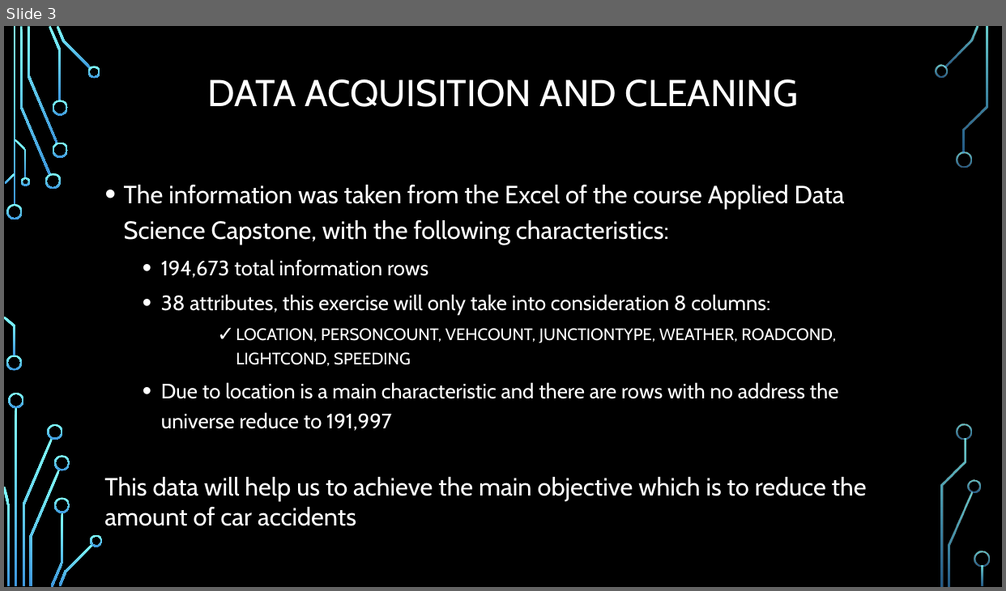
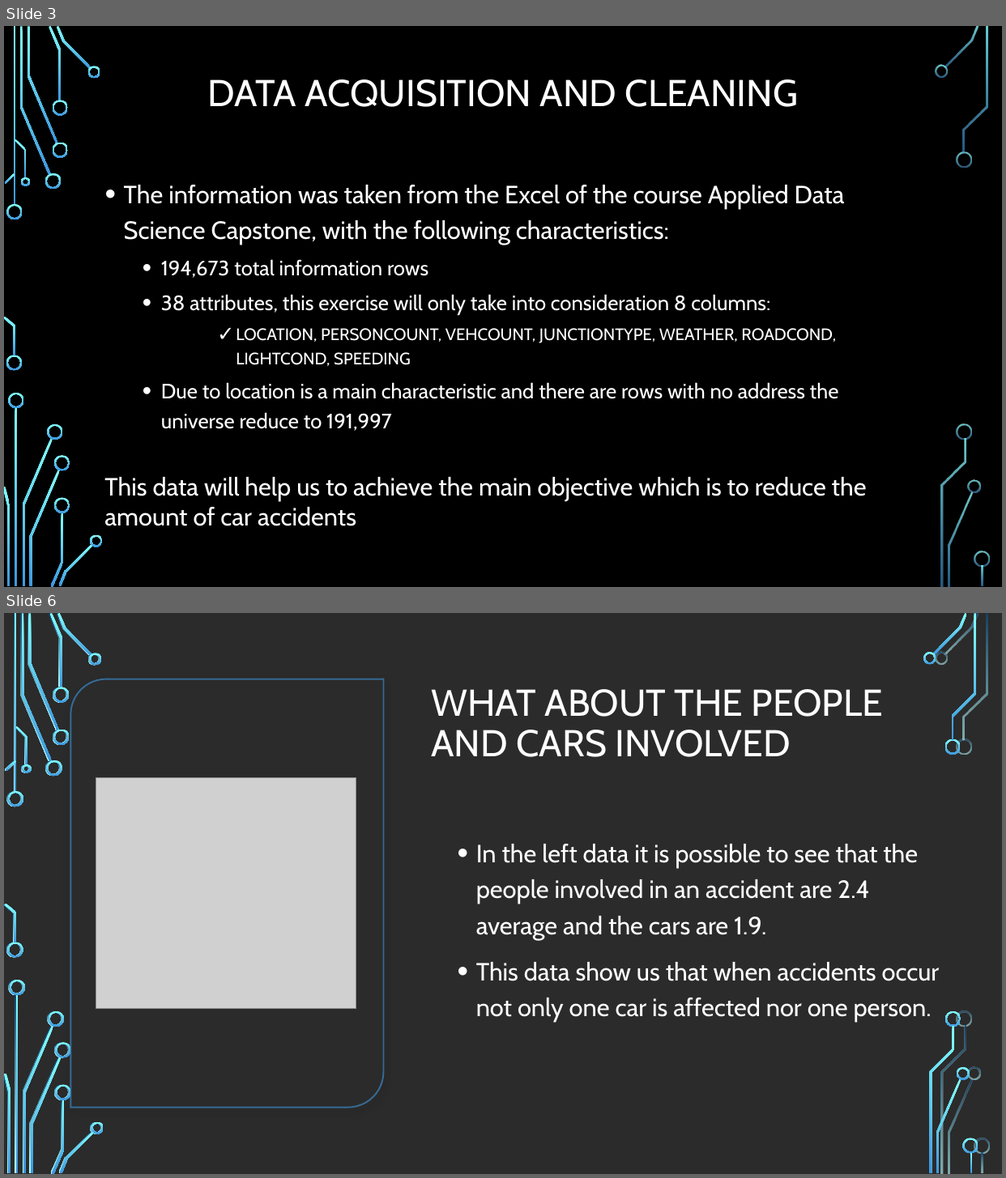
Before and after one commit to KarlaVega1201/Coursera_Capstone, a slide deck: Predict the severity of car accident.pptx. Shown one above the other, each under a label of ours: slide 3 before the commit, slides 3 and 6 after it; the slides between them are not shown. The pictures are 1006x591 and 1006x1178 pixels, drawn with LibreOffice and Linux fonts; fonts in the diff are those of the drawing; grey boxes stand for pictures; background and template pictures are left out; a plain dark background stands for a picture behind light text. Boxes give left, top, right and bottom in pixels: in the first picture for what was removed or moved away, otherwise in the second. Text is boxed around its words. In the diff, an @@ line names an element or a change of style, - is before the commit and + after.

```diff
--- a/Predict the severity of car accident.pptx
+++ b/Predict the severity of car accident.pptx
@@ slide 6 added at (x1=4, y1=613, x2=1002, y2=1174), background picture (left out) @@
@@ round diag rect added at (x1=70, y1=679, x2=384, y2=1107), fill #FFFFFF, outline #3D97DE 1.5 pt @@
@@ title added at (x1=431, y1=689, x2=883, y2=757), 36 pt, text #FFFFFF @@
+WHAT ABOUT THE PEOPLE AND CARS INVOLVED
@@ picture added at (x1=96, y1=777, x2=356, y2=1008) @@
@@ text added at (x1=476, y1=844, x2=940, y2=1022), 24 pt, text #FFFFFF @@
+• In the left data it is possible to see that the people involved in an accident are 2.4 average and the cars are 1.9.
+• This data show us that when accidents occur not only one car is affected nor one person.
@@ group added at (x1=4, y1=613, x2=978, y2=1174): 33 freeform shapes, 3 rectangles @@
@@ group added at (x1=4, y1=613, x2=990, y2=1174): 33 freeform shapes, 3 rectangles @@
```
Also in this commit, not shown: 5 other slides added.
